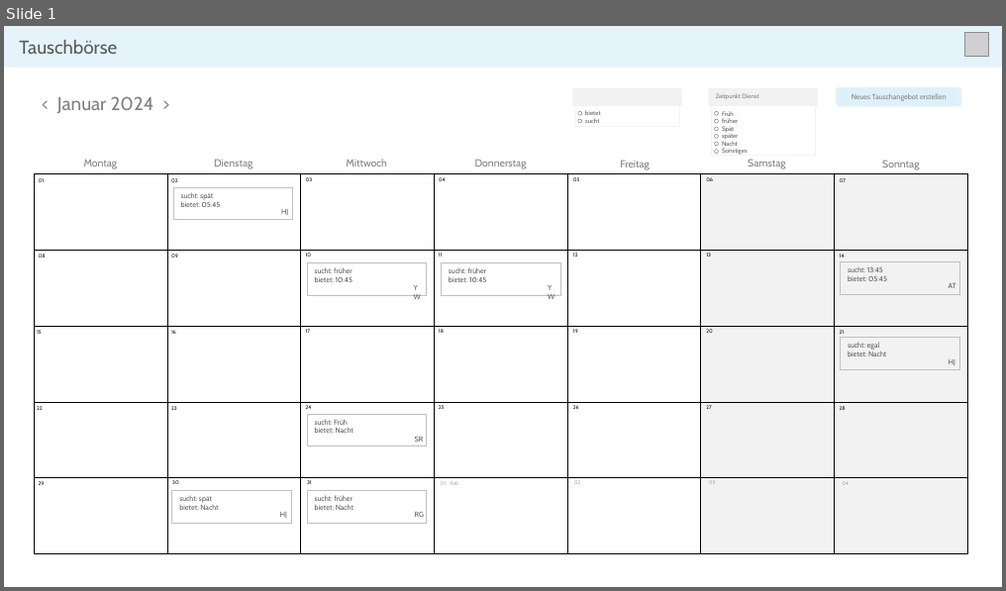
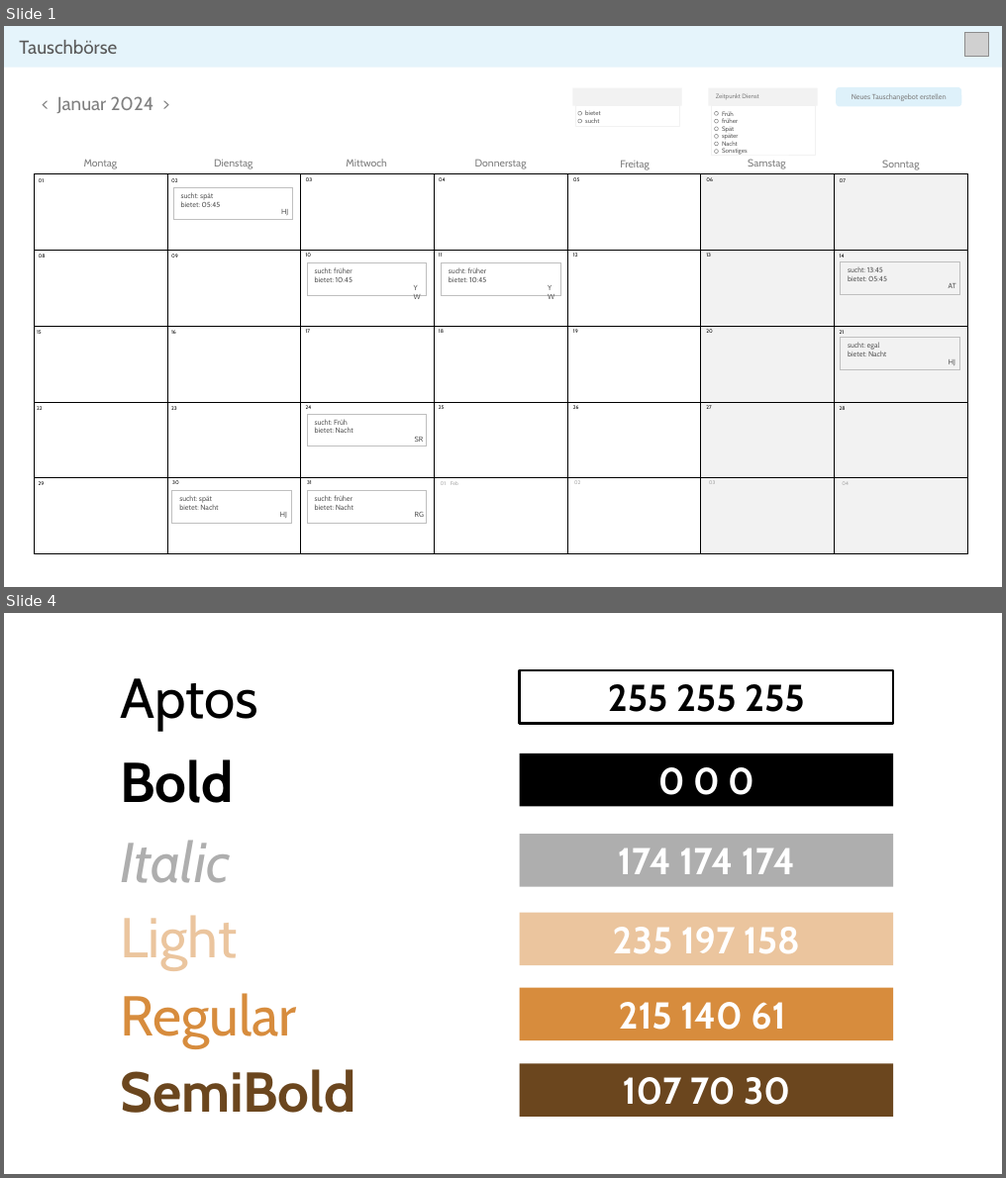
Before and after one commit to philippabele/shift-change-with-angular-draft-b, a slide deck: docs/Mockups.pptx. Shown one above the other, each under a label of ours: slide 1 before the commit, slides 1 and 4 after it; the slides between them are not shown. The pictures are 1006x591 and 1006x1178 pixels, drawn with LibreOffice and Linux fonts; fonts in the diff are those of the drawing; grey boxes stand for pictures; background and template pictures are left out. Boxes give left, top, right and bottom in pixels: in the first picture for what was removed or moved away, otherwise in the second. Text is boxed around its words. In the diff, an @@ line names an element or a change of style, - is before the commit and + after.

```diff
--- a/docs/Mockups.pptx
+++ b/docs/Mockups.pptx
@@ slide 4 added at [4, 613, 1002, 1174], background #FFFFFF @@
@@ group added at [120, 670, 894, 1117]: 5 texts, 5 rectangles @@
+Bold
+Italic
+Regular
+SemiBold
+0 0 0
+107 70 30
+215 140 61
+235 197 158
+255 255 255
+Aptos
@@ rectangle added at [520, 834, 894, 887], fill #AEAEAE, 36 pt, text #FFFFFF, bold @@
+174 174 174
@@ text added at [120, 915, 237, 970], 54 pt, text #EBC59E @@
+Light
```
Also in this commit, not shown: 1 slide changed, 9 other slides added, 4 other files.
